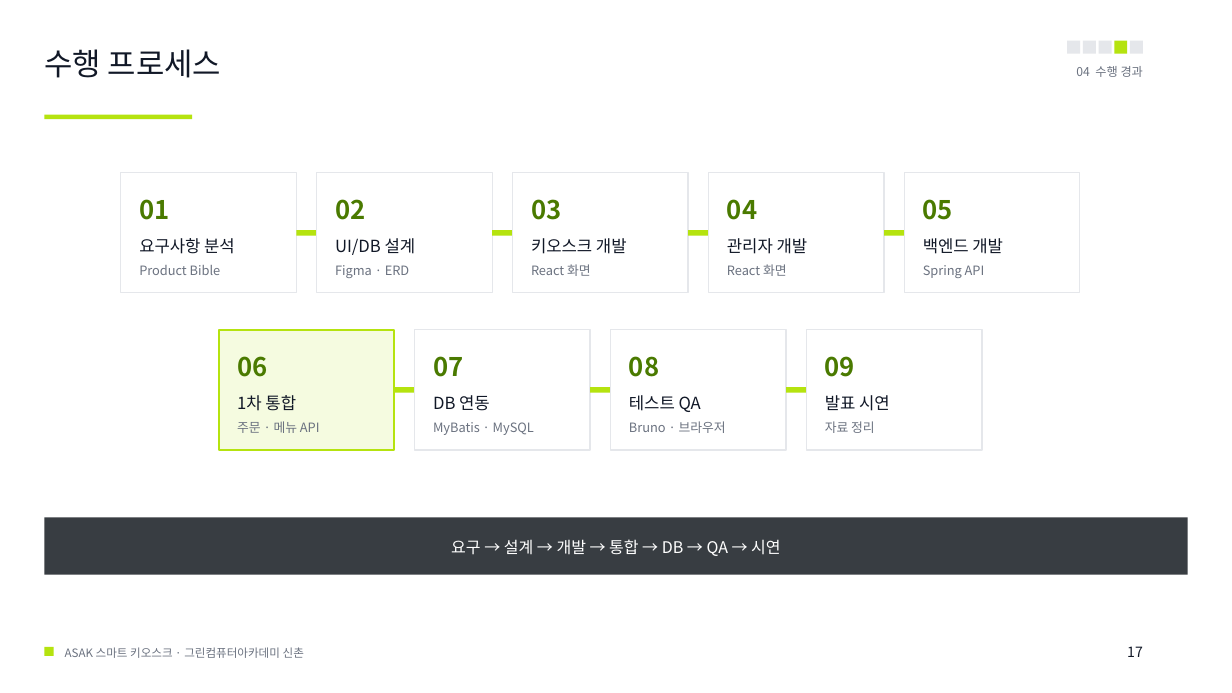
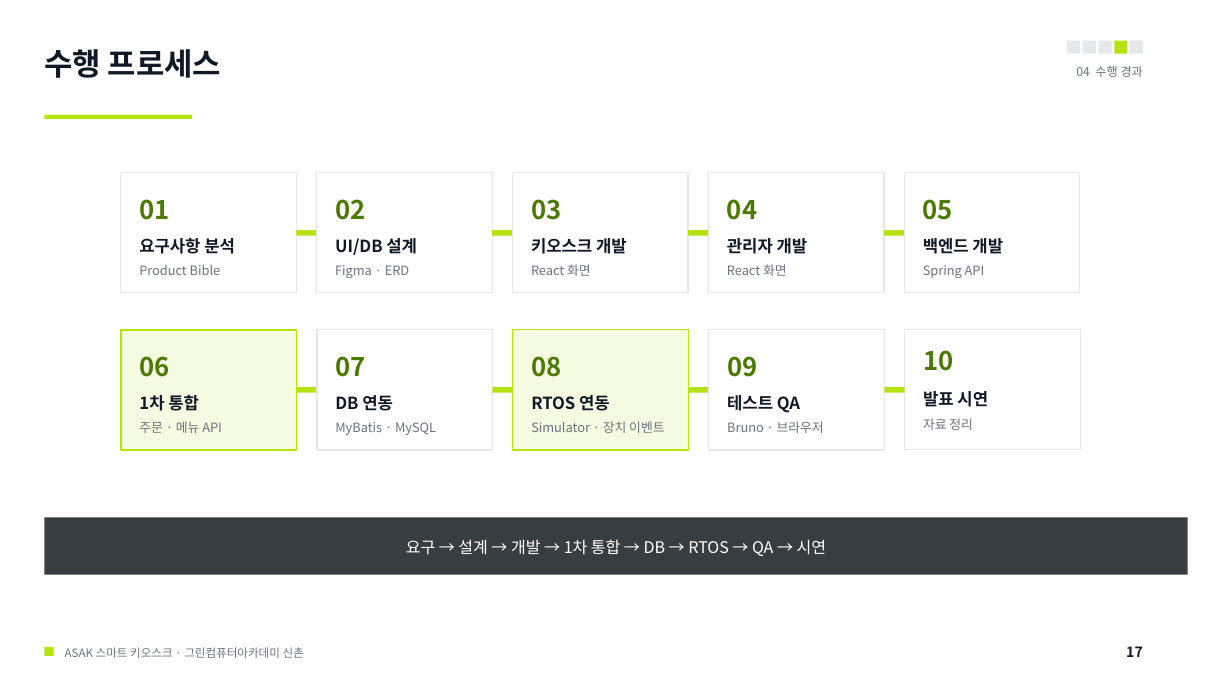
Before and after one commit to hagenie128/ASAK, a slide deck: slide 17 of docs/00_presentation/00_ppt/ASAK_샐러드_스마트키오스크.pptx. Drawn at 1232x693 pixels with LibreOffice and Linux fonts; fonts in the diff are those of the drawing. Boxes give left, top, right and bottom in pixels: in the first picture for what was removed or moved away, otherwise in the second. Text is boxed around its words. In the diff, an @@ line names an element or a change of style, - is before the commit and + after.

Commit message:
docs: 사이드 음료 메뉴 검증 문서와 발표자료 갱신

```diff
--- a/docs/00_presentation/00_ppt/ASAK_샐러드_스마트키오스크.pptx
+++ b/docs/00_presentation/00_ppt/ASAK_샐러드_스마트키오스크.pptx
@@ 8 texts, 7 rectangles: place and size @@
-8 texts, 7 rectangles at [219,330,982,450]
+8 texts, 7 rectangles at [121,330,884,450]
@@ rectangle at [513,330,689,450]: fill #FFFFFF to #F5FBE0; outline #E5E7EB 1 pt to #B5E30F 1 pt @@
@@ rectangle added at [905,330,1080,450], fill #FFFFFF, outline #E5E7EB 0.8 pt @@
@@ text added at [923,350,953,371], 20 pt, text #4A7A00, bold @@
+10
@@ bold on in 10 elements at [44,49,221,78], [1126,646,1143,657], [139,238,235,254], [335,238,417,255], [531,238,627,254], [727,238,808,254], [923,238,1003,254], [335,395,393,411], [139,395,199,411], [727,395,800,413] @@
@@ rectangle added at [884,387,905,393], fill #B5E30F @@
@@ text "발표 시연" at [923,391,988,407]: bold on; line spacing 1.2 to 1 @@
@@ text added at [531,395,610,411], 13 pt, text #111827, bold @@
+RTOS 연동
@@ 4 texts: place and size @@
-4 texts at [629,395,890,433]
+4 texts at [727,391,988,433]
@@ text "자료 정리" at [923,418,973,430]: line spacing 1.2 to 1 @@
@@ text added at [531,421,664,433], 10 pt, text #6B7280 @@
+Simulator · 장치 이벤트
@@ text at [406,539,826,556]: text changed @@
-요구 → 설계 → 개발 → 통합 → DB → QA → 시연
+요구 → 설계 → 개발 → 1차 통합 → DB → RTOS → QA → 시연
```
Also in this commit, not shown: 20 other slides changed, 1 other file.
